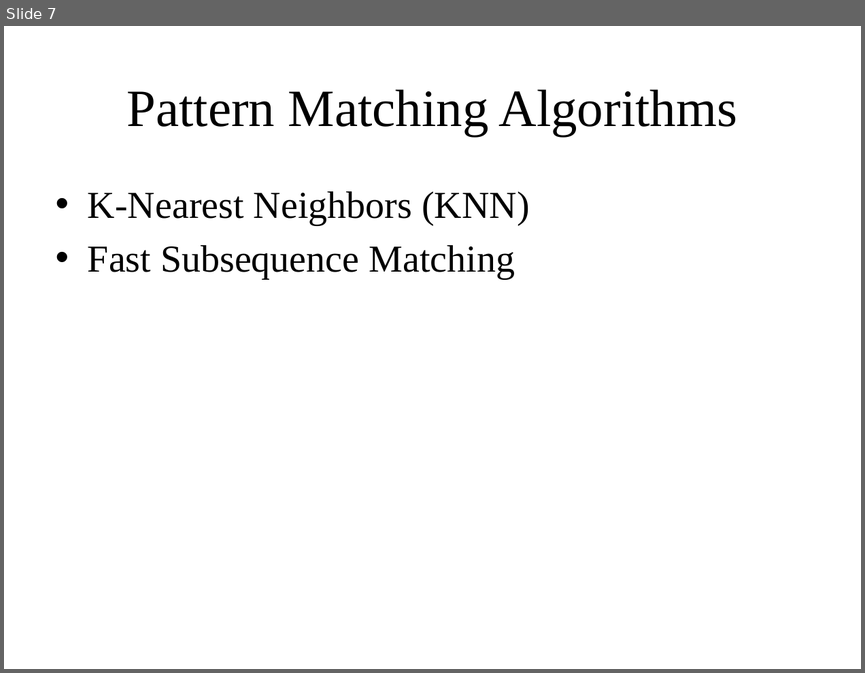
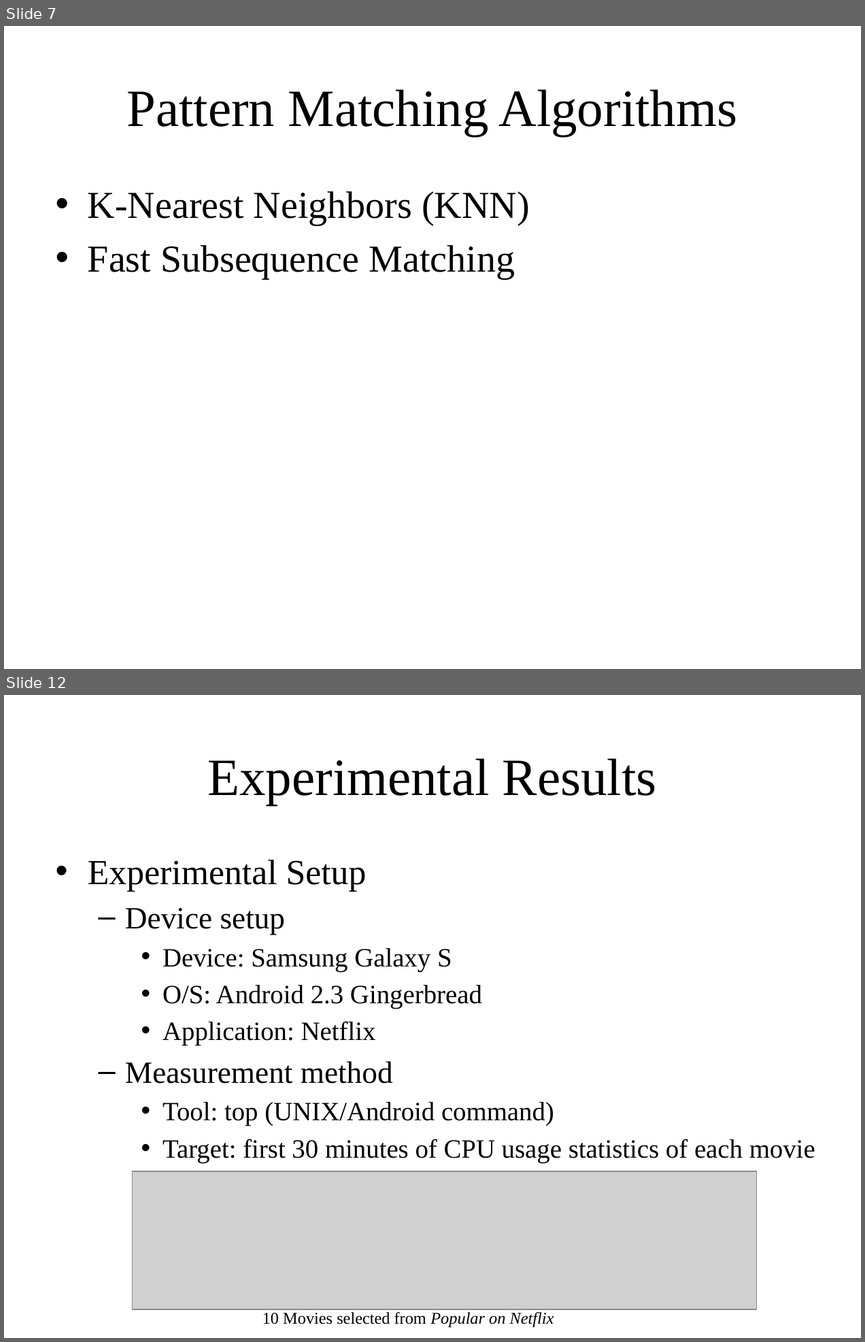
Before and after one commit to yspark/2012Fall-818J, a slide deck: presentation/netflix_yspark.pptx. Shown one above the other, each under a label of ours: slide 7 before the commit, slides 7 and 12 after it; the slides between them are not shown. The pictures are 865x673 and 865x1342 pixels, drawn with LibreOffice and Linux fonts; fonts in the diff are those of the drawing; grey boxes stand for pictures. Boxes give left, top, right and bottom in pixels: in the first picture for what was removed or moved away, otherwise in the second. Text is boxed around its words. In the diff, an @@ line names an element or a change of style, - is before the commit and + after.

```diff
--- a/presentation/netflix_yspark.pptx
+++ b/presentation/netflix_yspark.pptx
@@ slide 12 added at <box>4,695,861,1338</box>, background #FFFFFF @@
@@ title added at <box>207,758,657,805</box>, 44 pt, text #000000 @@
+Experimental Results
@@ text added at <box>88,860,815,1194</box>, 22.2 pt, text #000000 @@
+• Experimental Setup
+  – Device setup
+    • Device: Samsung Galaxy S
+    • O/S: Android 2.3 Gingerbread
+    • Application: Netflix
+  – Measurement method
+    • Tool: top (UNIX/Android command)
+    • Target: first 30 minutes of CPU usage statistics of each movie
+      – in 1-minute interval and 5-minute interval
+    • Repeated 5 times for each movie
@@ picture added at <box>133,1172,756,1309</box> @@
@@ text added at <box>262,1312,554,1327</box>, 24 pt, text #000000 @@
+10 Movies selected from Popular on Netflix
```
Also in this commit, not shown: 6 slides changed, 10 other slides added.
